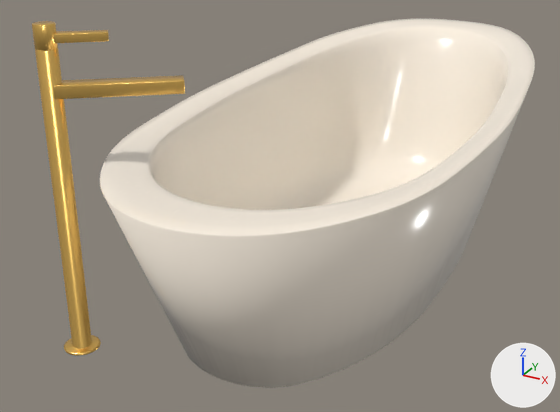
What one commit did to the glTF model public/images/3d/bathtub-02.glb.
One viewpoint serves both versions: a 50 mm camera at (0.795, -1.803, 1.042) aimed at (-0.135, -0.111, 0.196). Arrows for +X, +Y and +Z are at lower right; the lights stay in place. Where no turn or scale is listed for an object, it has been applied to the vertices.

Objects in the first picture: 'Faucet', 'Handle', 'Tub'.
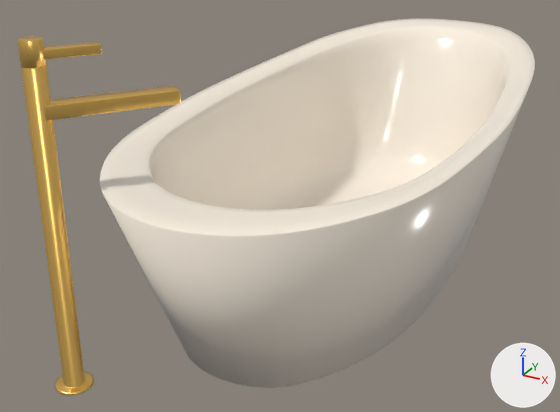
The newer file is also rescaled (x4.026), turned or shifted as a whole; pictures and numbers use the older file's frame.

Where the change shows, as pixel boxes [x1, y1, x2, y2] in the pictures (560 x 412 px):
'Faucet', moved, turned: before [35, 48, 185, 356]; after [21, 65, 181, 395]
'Handle', moved, turned: before [32, 21, 109, 50]; after [17, 36, 102, 68]

Diff of the bpy script that builds the scene:
```diff
--- a/public/images/3d/bathtub-02.glb.py
+++ b/public/images/3d/bathtub-02.glb.py
@@ ob_faucet @@
 ob_faucet = bpy.data.objects.new('Faucet', me_cylinder_001)
-ob_faucet.location = (-0.363, -0.667, 0.317)
-ob_faucet.rotation_euler = (0.0, 0.0, 0.667)  # degrees (0, 0, 38)
+ob_faucet.location = (-0.277, -0.788, 0.317)
+ob_faucet.rotation_euler = (0.0, 0.0, 0.943)  # degrees (0, 0, 54)
 ob_faucet.scale = (0.0826, 0.0826, 0.0826)
@@ ob_handle @@
 ob_handle = bpy.data.objects.new('Handle', me_cylinder_002)
-ob_handle.location = (-0.363, -0.667, 0.424)
-ob_handle.rotation_euler = (0.0, 0.0, 1.332)  # degrees (0, 0, 76)
+ob_handle.location = (-0.277, -0.788, 0.424)
+ob_handle.rotation_euler = (0.0, 0.0, 1.607)  # degrees (0, 0, 92)
 ob_handle.scale = (0.0826, 0.0826, 0.0826)
```
